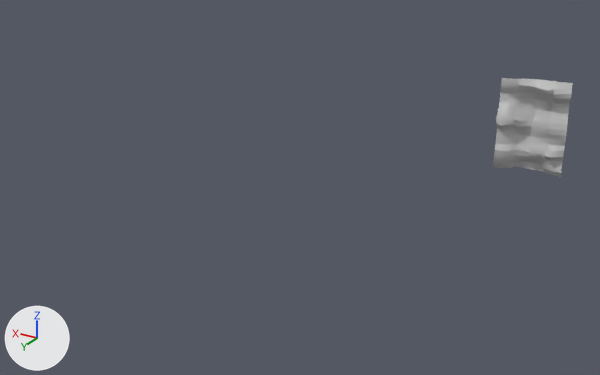
Renders of the FBX model time-arena-game/Assets/Assets/Mesh/Canyons/Assets/CanyonWall2.fbx from each side of a commit.
Both versions are drawn from a camera (50 mm lens) standing at (-0.261, 1.073, 0.572) and looking at (0.355, 0.046, 0.059). The lights are fixed; the arrows at lower left show +X, +Y and +Z.

The scene before the commit, as lines of its bpy script (objects in view):
```python
me_mesh = bpy.data.meshes.new('Mesh')
me_mesh.from_pydata(...)  # 260 vertices, 228 faces; spans x -6.2..6.0, y -8.5..8.5, z -1.3..3.7
me_mesh.materials.append(mat_lambert1)  # grey #bcbcbc
ob_canyonwall2 = bpy.data.objects.new('CanyonWall2', me_mesh)
ob_canyonwall2.location = (0.113, -0.362, 0.085)
ob_canyonwall2.rotation_euler = (1.571, 0.0, -2.88)  # degrees (90, 0, -165)
ob_canyonwall2.scale = (0.01, 0.01, 0.01)
```
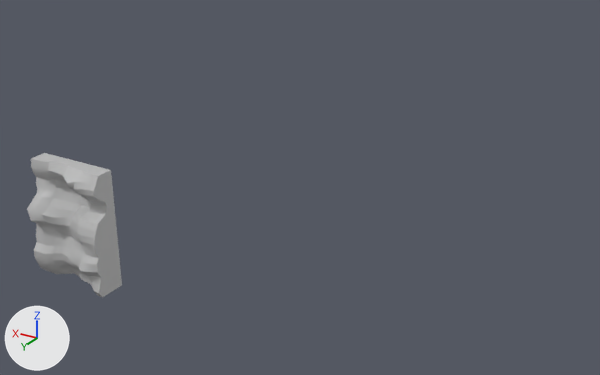
Patch to the scene script:
```diff
--- a/time-arena-game/Assets/Assets/Mesh/Canyons/Assets/CanyonWall2.fbx.py
+++ b/time-arena-game/Assets/Assets/Mesh/Canyons/Assets/CanyonWall2.fbx.py
@@ me_mesh @@
 # used by ob_canyonwall2; location = (0.113, -0.362, 0.085); rotation_euler = (1.571, 0.0, -2.88), in degrees (90, 0, -165); scale = (0.01, 0.01, 0.01)
-me_mesh.from_pydata(...)  # 260 vertices, 228 faces; spans x -6.2..6.0, y -8.5..8.5, z -1.3..3.7
+me_mesh.from_pydata(...)  # 264 vertices, 233 faces; spans x -6.2..6.0, y -8.5..8.5, z -1.4..3.7
+# me_mesh part 1
+# 1 vertex is removed from x -6.1, y 2.6, z 1.3
+# 2 faces are deleted
+# 5 vertices are added at (6.0, 8.5, -1.4), (-6.0, 8.5, -1.4), (-6.0, -8.5, -1.4), (6.0, -8.5, -1.4), (6.0, -8.5, -0.6)
+# 7 new faces join them
 me_mesh.materials.append(mat_lambert1)
@@ ob_canyonwall2 @@
 ob_canyonwall2 = bpy.data.objects.new('CanyonWall2', me_mesh)
-ob_canyonwall2.location = (0.113, -0.362, 0.085)
-ob_canyonwall2.rotation_euler = (1.571, 0.0, -2.88)  # degrees (90, 0, -165)
+ob_canyonwall2.location = (0.52, 0.359, 0.085)
+ob_canyonwall2.rotation_euler = (1.571, 0.0, -3.142)  # degrees (90, 0, -180)
 ob_canyonwall2.scale = (0.01, 0.01, 0.01)
```

Changed parts and their boxes (x1, y1, x2, y2) in the pictures (600 x 375 px):
'CanyonWall2', reshaped, moved, turned: before (493, 78, 573, 177); after (27, 153, 122, 297)
part 1 of me_mesh, built on: before (496, 105, 505, 119); after (27, 153, 122, 297)
